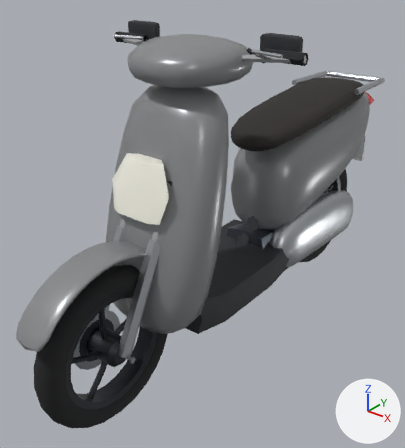
What one commit did to the glTF model priv/models/honda_vision_110.mid.glb.
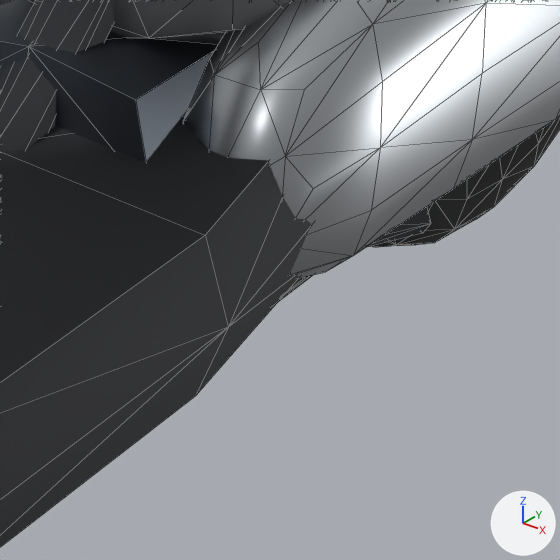
Each version appears first whole from a camera (50 mm lens) standing at (1.049, -1.487, 1.295) and looking at (-0.072, -0.086, 0.426), and next in a close-up on the part from 59% to 81% of the width and 50% to 70% of the height. Lighting does not change. The marker at lower right points along +X, +Y and +Z. The older version's two pictures come first. The close-ups show mesh edges as thin lines. Where no turn or scale is listed for an object, it has been applied to the vertices.

Objects in the first close-up: 'engine', 'honda_vision_110', 'rear_wheel', 'stand'.
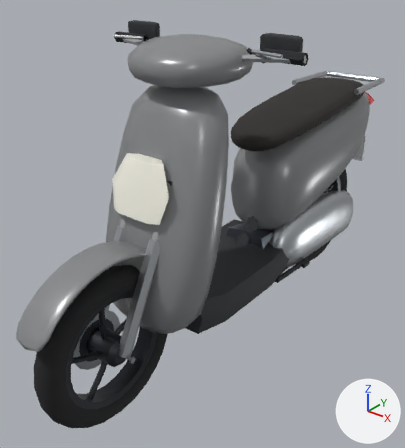
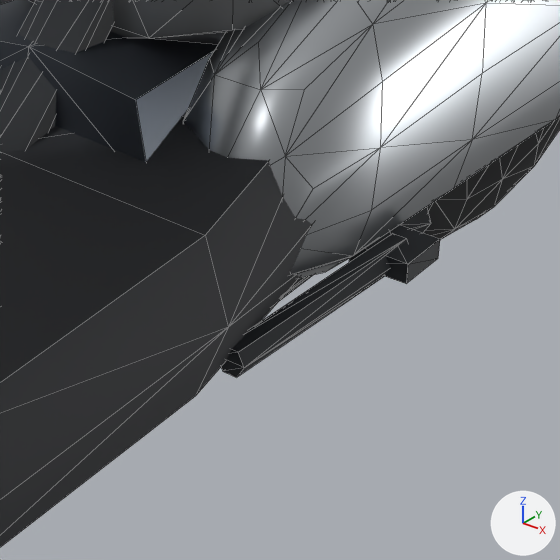
Edits to the bpy script that builds the scene:
```text
Add me_side_stand:
    me_side_stand.from_pydata(...)  # 20 vertices, 32 faces; spans x -0.01..0.03, y -0.001..0.195, z -0.009..0.009
    me_side_stand.materials.append(mat_black)  # black #1f2328
Add ob_side_stand:
    ob_side_stand = bpy.data.objects.new('side_stand', me_side_stand)
    ob_side_stand.location = (0.15, 0.0755, 0.2)
```

What differs and where, as boxes [x1, y1, x2, y2] in the close-ups (560 x 560 px):
'side_stand', added (black)
    after: [221, 225, 440, 377]
